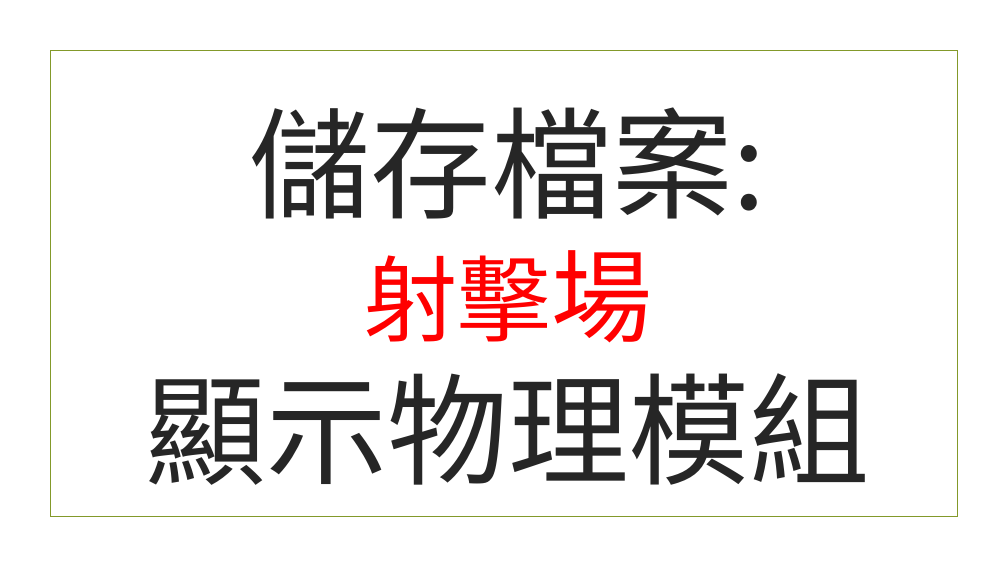
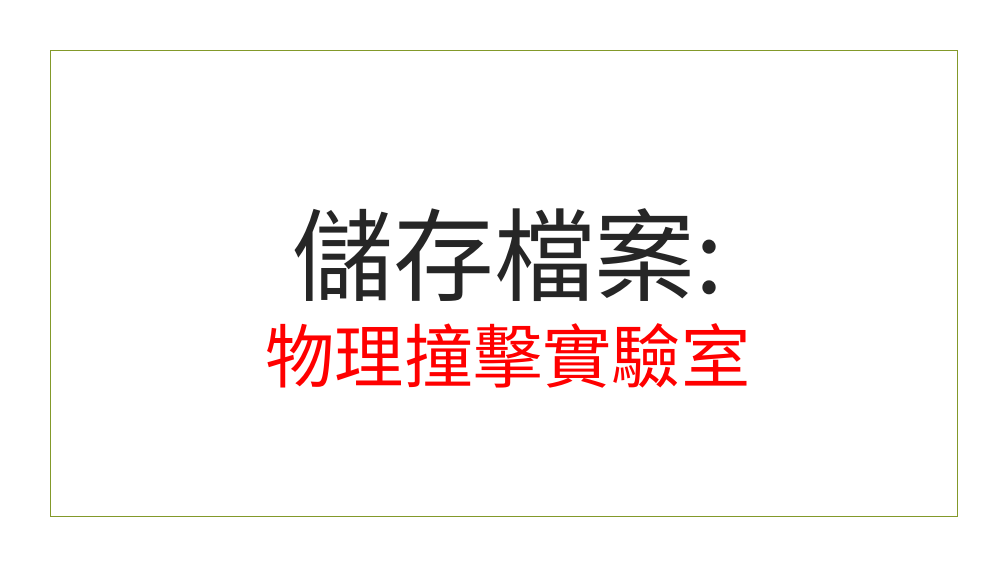
Before and after one commit to beardad1975/py4t, a slide deck: slide 2 of 課程資料/物理撞擊實驗室/物理撞擊實驗室簡報.pptx. Drawn at 1008x567 pixels with LibreOffice and Linux fonts; fonts in the diff are those of the drawing; background and template pictures are left out. Boxes give left, top, right and bottom in pixels: in the first picture for what was removed or moved away, otherwise in the second. Text is boxed around its words. In the diff, an @@ line names an element or a change of style, - is before the commit and + after.

```diff
--- a/課程資料/物理撞擊實驗室/物理撞擊實驗室簡報.pptx
+++ b/課程資料/物理撞擊實驗室/物理撞擊實驗室簡報.pptx
@@ title at [266,208,751,388]: text changed; size 115 to 66 pt; font Noto Sans CJK SC to Roboto; text colour #262626 to #FF0000 @@
-儲存檔案:
-射擊場
-顯示物理模組
+儲存檔案:
+物理撞擊實驗室
```
Also in this commit, not shown: 12 other slides changed, 17 slides added, 4 slides removed, 15 other files.
